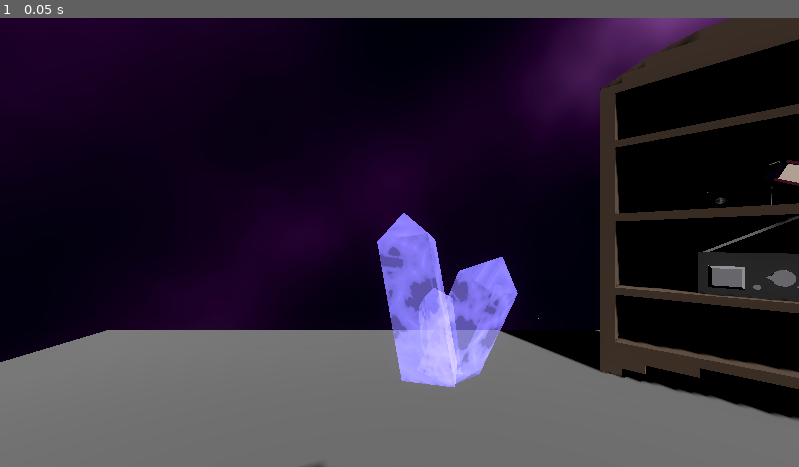
Above: before the commit, frame 1.
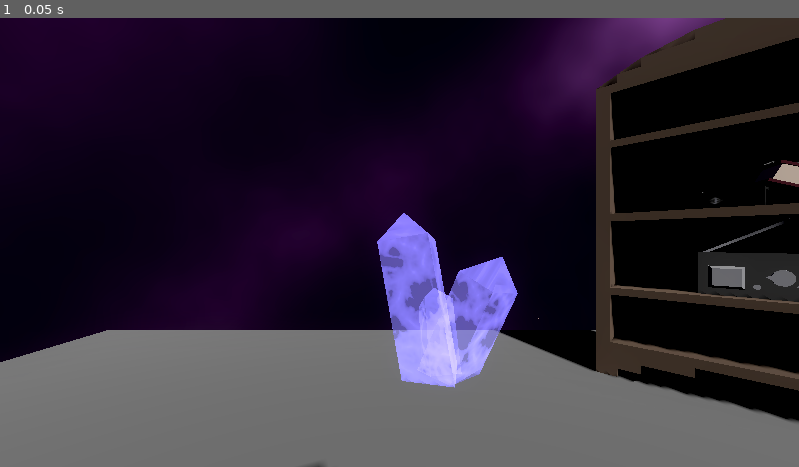
Above: after the commit, the same moment.

Repository: AdrienPiechocki/HyprRealm
Game: Godot game, scene res://scenes/Launcher.tscn
The game is run twice, just before and just after one commit, with the same random seed, the same clock (stepped at 60 frames per second) and the same inputs.
Inputs:
- Up to frame 1 (0.05 s): no input

The runs differ from the first frame. In frame 1, 1.7% of the frame differs, in the area x 62-100%, y 0-91%.

Commit message:
fix kitty

Diff:
--- a/source/scenes/main.tscn
+++ b/source/scenes/main.tscn
@@ -58,7 +58,7 @@
 transform = Transform3D(1, 0, 0, 0, 1, 0, 0, 0, 1, 0, 1.5, 0.011)
 
 [node name="Bookshelf" parent="." unique_id=1452944487 instance=ExtResource("4_jjvhh")]
-transform = Transform3D(-0.70710677, 0, 0.70710677, 0, 1, 0, -0.70710677, 0, -0.70710677, 3, 0.5, -3)
+transform = Transform3D(-0.70710677, 0, 0.70710677, 0, 1, 0, -0.70710677, 0, -0.70710677, 2.9490123, 0.5, -2.9996395)
 
 [node name="Book_Raspberry-Pi" parent="Bookshelf" unique_id=89995697 instance=ExtResource("5_tbgi4")]
 transform = Transform3D(-0.19278067, -0.40612954, 0.8932502, -0.03825531, 0.9127444, 0.40673697, -0.980496, 0.044239447, -0.19149622, -0.63403976, 1.6732483, 0.15857601)
@@ -94,5 +94,5 @@
 [node name="Terminal" parent="." unique_id=1292269795 instance=ExtResource("9_choun")]
 transform = Transform3D(-4.371139e-08, 0, 1, 0, 1, 0, -1, 0, -4.371139e-08, 4.279095, 1.5000002, -0.5670942)
 script = ExtResource("3_8gbba")
-command = "kitty"
+command = "kitty ~"
 tooltip = "terminal"
Not shown, changed: build/HyprRealm.pck
